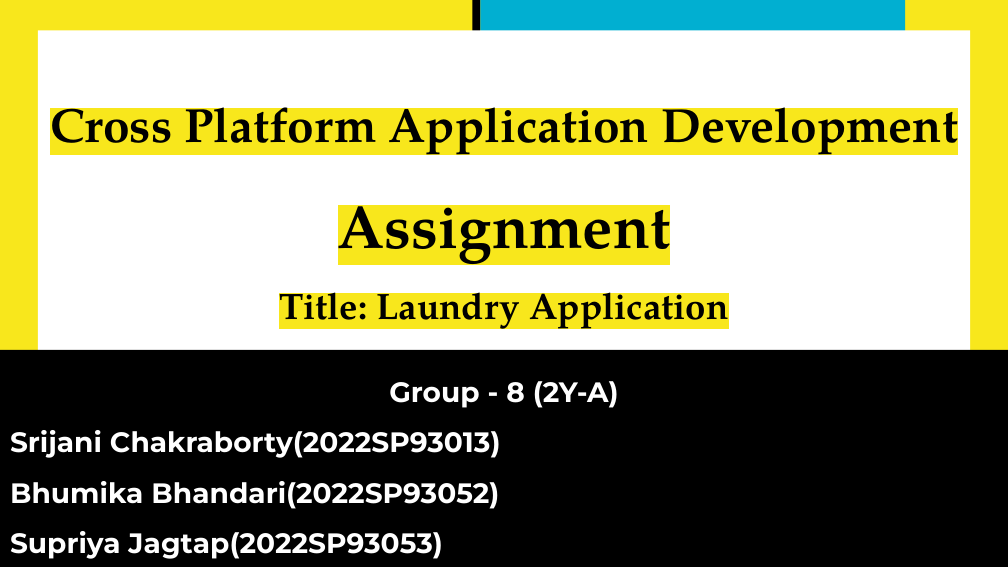
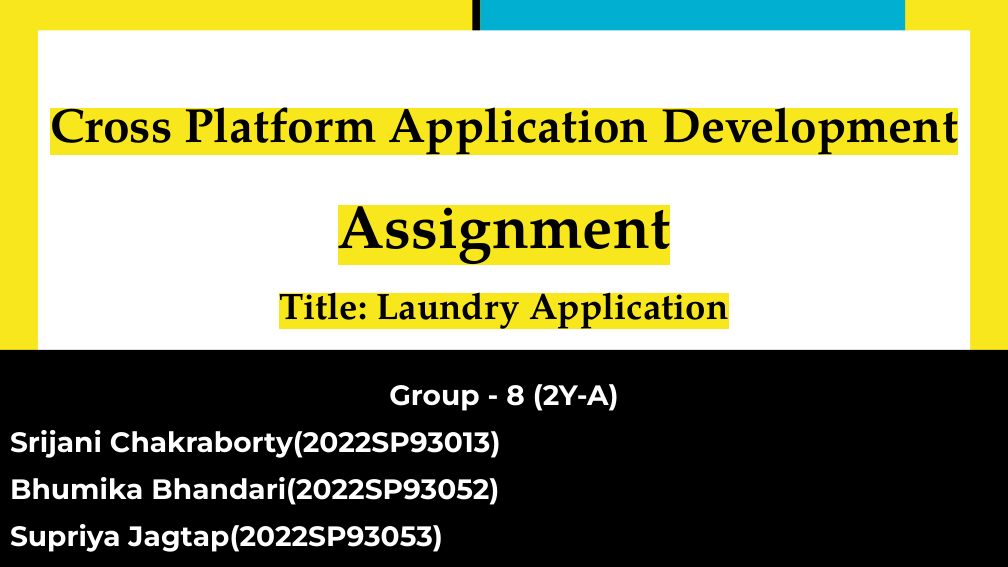
Before and after one commit to CPAD2023/CPAD2023SecATeam08, a slide deck: slide 1 of Group 8 Presentation - Laundry App.pptx. Drawn at 1008x567 pixels with LibreOffice and Linux fonts; fonts in the diff are those of the drawing. Boxes give left, top, right and bottom in pixels: in the first picture for what was removed or moved away, otherwise in the second. Text is boxed around its words. In the diff, an @@ line names an element or a change of style, - is before the commit and + after.

```diff
--- a/Group 8 Presentation - Laundry App.pptx
+++ b/Group 8 Presentation - Laundry App.pptx
@@ subtitle "Group - 8 (2Y-A)" at box(0, 350, 1008, 566): line spacing 1.5 to 1.4 @@
```
Also in this commit, not shown: 1 other slide changed, 3 slides added.
